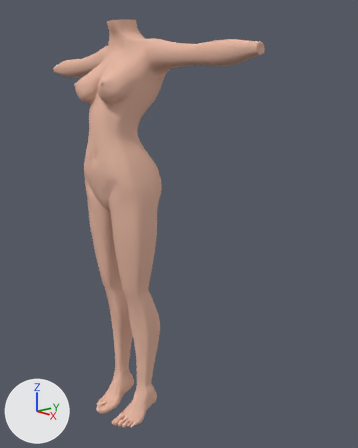
The Blender file FemaleModel.blend: old version first, new version second.
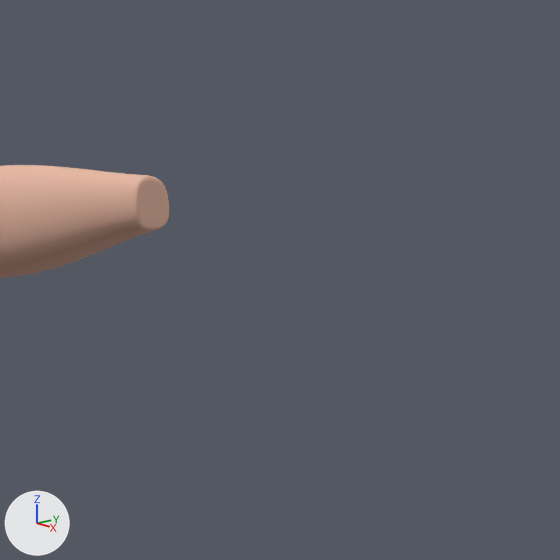
The first picture shows the older version from a camera (50 mm lens) standing at (5.88, -4.04, 4.79) and looking at (0.51, 0.65, 3.08). The close-ups show both versions on the part from 63% to 100% of the width and 0% to 30% of the height of that picture. The lights are fixed; the arrows at lower left show +X, +Y and +Z.

The scene before the commit, as lines of its bpy script (objects in view):
```python
me_cube = bpy.data.meshes.new('Cube')
me_cube.from_pydata(...)  # 1171 vertices, 1115 faces; spans x 0.0..2.27, y -0.5..0.56, z 0.0..5.89
me_cube.polygons.foreach_set('use_smooth', [True] * 1115)
me_cube.materials.append(mat_body)  # beige #e7b9a5
ob_body = bpy.data.objects.new('Body', me_cube)
ob_body.location = (0.0, 0.0, 0.0)
_m = ob_body.modifiers.new('Mirror', 'MIRROR')
_m.use_clip = True
_m = ob_body.modifiers.new('Subsurf', 'SUBSURF')
_m.levels = 2
```
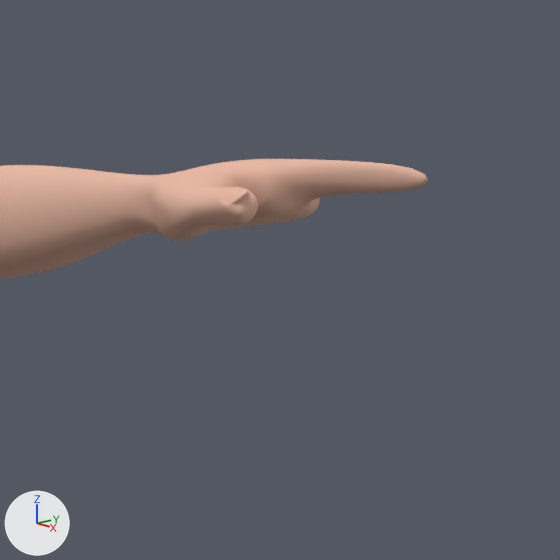
Where the change shows, as pixel boxes [x1, y1, x2, y2] in the close-ups (560 x 560 px):
'Body', reshaped: before [0, 165, 169, 278]; after [0, 159, 428, 278]
part 1 of me_cube, built on: before [119, 173, 169, 233]; after [119, 159, 428, 241]

The change, as a diff of the scene's bpy script:
```diff
--- a/FemaleModel.blend.py
+++ b/FemaleModel.blend.py
@@ me_cube @@
 # used by ob_body; location = (0.0, 0.0, 0.0)
-me_cube.from_pydata(...)  # 1171 vertices, 1115 faces; spans x 0.0..2.27, y -0.5..0.56, z 0.0..5.89
+me_cube.from_pydata(...)  # 1295 vertices, 1239 faces; spans x 0.0..3.08, y -0.5..0.56, z 0.0..5.89
+# me_cube part 1
+# 1 vertex is removed from x 2.26, y 0.26, z 5.37
+# 8 faces are deleted
+# 22 vertices move from x 2.25..2.27, y 0.2..0.35, z 5.3..5.44 to x 2.25..2.44, y 0.17..0.38, z 5.28..5.44
+# 120 vertices are added at x 2.35..3.08, y 0.02..0.39, z 5.25..5.45
+# 5 new vertices lie (0.0, 0.04, 0.0) away from vertices in x 2.52..3.08, y 0.26..0.34, z 5.3..5.39
+# 132 new faces join them
 me_cube.materials.append(mat_body)
```
